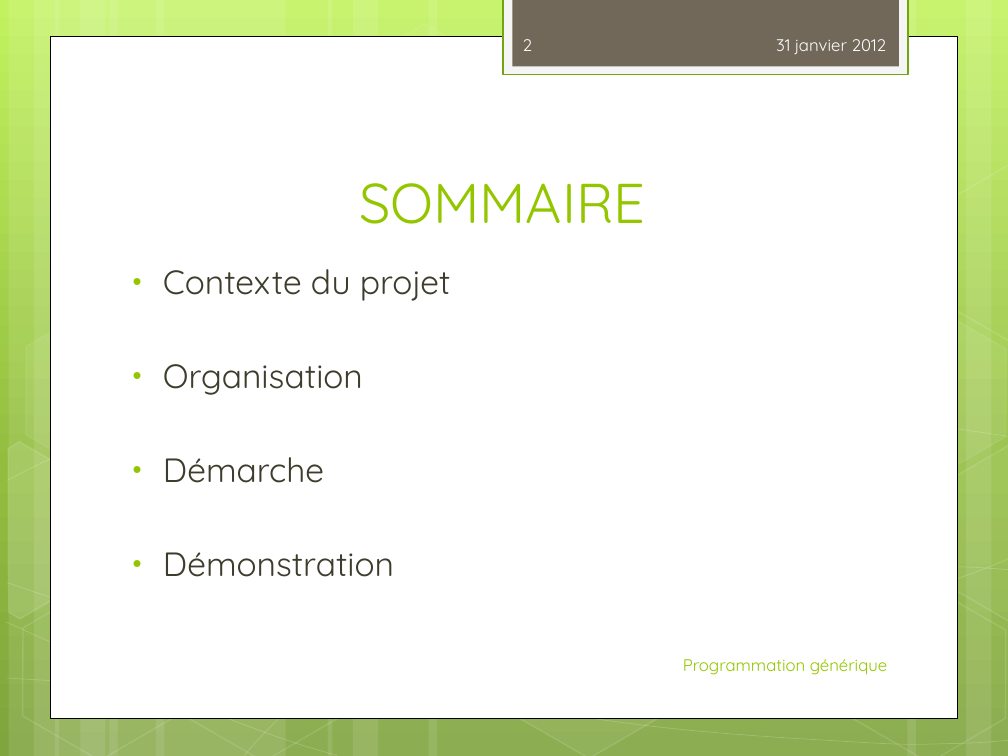
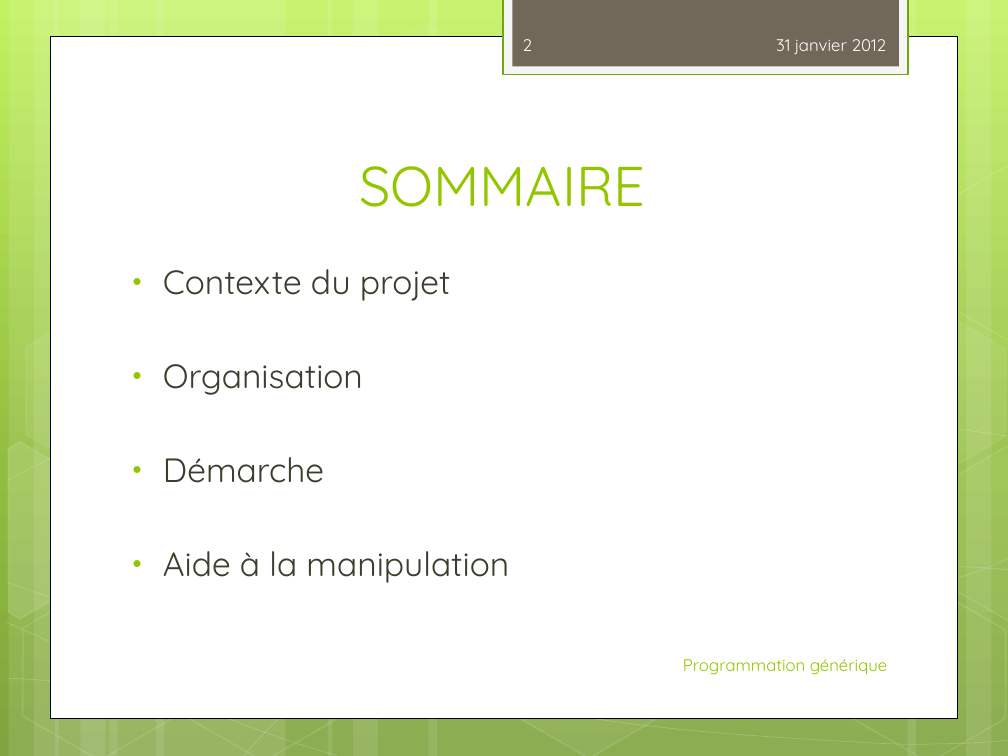
Before and after one commit to alex198710/genericprogramming, a slide deck: slide 2 of PresentationProgGenerik.pptx. Drawn at 1008x756 pixels with LibreOffice and Linux fonts; fonts in the diff are those of the drawing. Boxes give left, top, right and bottom in pixels: in the first picture for what was removed or moved away, otherwise in the second. Text is boxed around its words. In the diff, an @@ line names an element or a change of style, - is before the commit and + after.

```diff
--- a/PresentationProgGenerik.pptx
+++ b/PresentationProgGenerik.pptx
@@ title "SOMMAIRE": place and size @@
-title "SOMMAIRE" at (359,183,645,224)
+title "SOMMAIRE" at (359,166,645,207)
@@ text at (163,551,509,583): text changed @@
-• Démonstration
+• Aide à la manipulation
```
Also in this commit, not shown: 1 other slide changed, 6 slides added.
